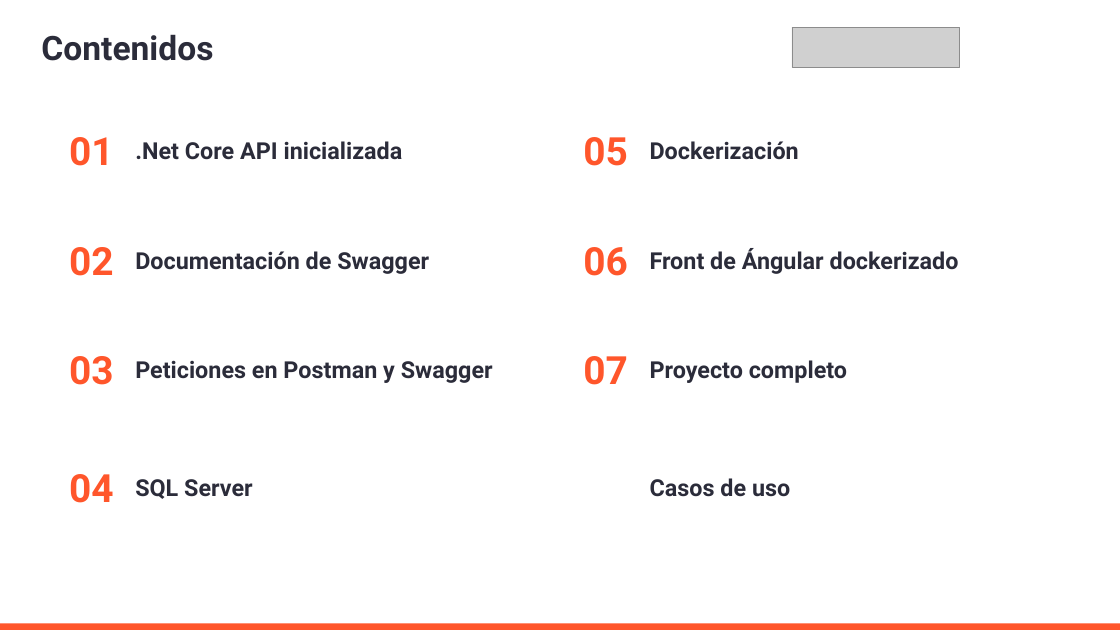
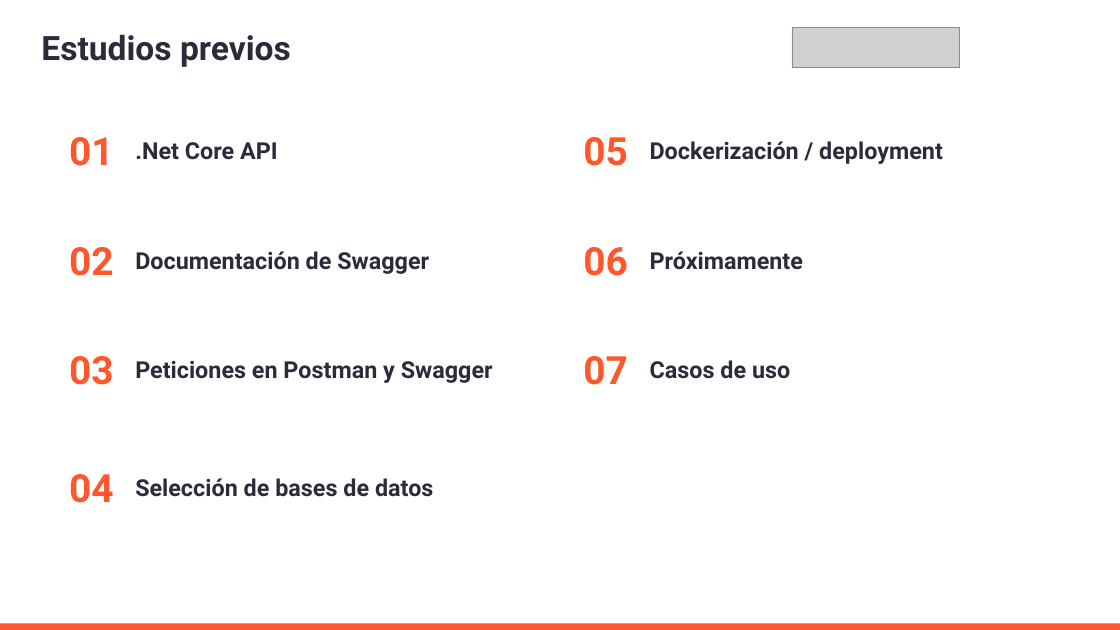
Before and after one commit to AleMedinaGarc/DotnetAPI-Practice, a slide deck: slide 3 of IniciacionDePracticasExternas.pptx. Drawn at 1120x630 pixels with LibreOffice and Linux fonts; fonts in the diff are those of the drawing; grey boxes stand for pictures; background and template pictures are left out. Boxes give left, top, right and bottom in pixels: in the first picture for what was removed or moved away, otherwise in the second. Text is boxed around its words. In the diff, an @@ line names an element or a change of style, - is before the commit and + after.

```diff
--- a/IniciacionDePracticasExternas.pptx
+++ b/IniciacionDePracticasExternas.pptx
@@ title at (x1=41, y1=34, x2=291, y2=67): text changed @@
-Contenidos
+Estudios previos
@@ text at (x1=135, y1=142, x2=278, y2=160): text changed @@
-.Net Core API inicializada
+.Net Core API
@@ text at (x1=650, y1=141, x2=943, y2=164): text changed @@
-Dockerización
+Dockerización / deployment
@@ text at (x1=650, y1=251, x2=803, y2=270): text changed @@
-Front de Ángular dockerizado
+Próximamente
@@ text at (x1=650, y1=360, x2=790, y2=379): text changed @@
-Proyecto completo
+Casos de uso
@@ text at (x1=135, y1=478, x2=433, y2=497): text changed @@
-SQL Server
+Selección de bases de datos
@@ text removed at (x1=650, y1=478, x2=790, y2=497) @@
-Casos de uso
```
Also in this commit, not shown: 10 other slides changed, 1 slide removed, 5 other files.
